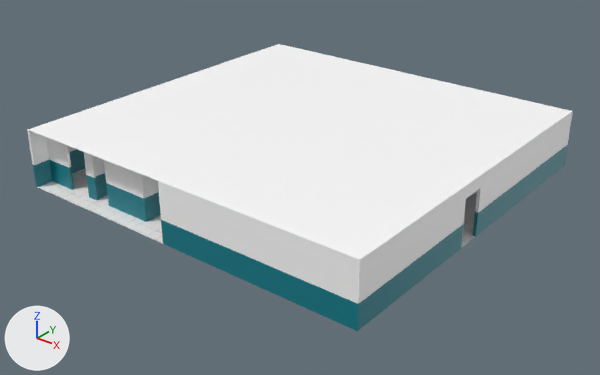
Renders of the FBX model virtualhospital/models/ARQ-71.fbx from each side of a commit.
One viewpoint serves both versions: a 50 mm camera at (20.6, -28.0, 16.6) aimed at (-1.1, -0.9, -0.2). Lighting does not change. The marker at lower left points along +X, +Y and +Z. Where no turn or scale is listed for an object, it has been applied to the vertices.

Objects in the first picture: 'Pared', 'Piso', 'Techo'.
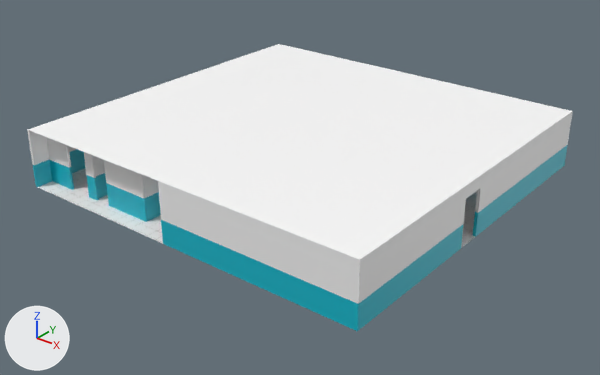
Changed parts and their boxes [x1, y1, x2, y2] in the pictures (600 x 375 px):
```json
{"object": "Pared", "change": "recoloured", "before": [32, 144, 568, 331], "after": [32, 144, 568, 331]}
```

The change, as JSON lines over the scene's bpy script:
```json
{"op": "set", "path": "mat_matparedbot.base_color", "old": "(0.0, 0.2, 0.25)", "new": "(0.0, 0.468, 0.589)", "note": "cyan #007c89 -> cyan #00b6ca"}
```
